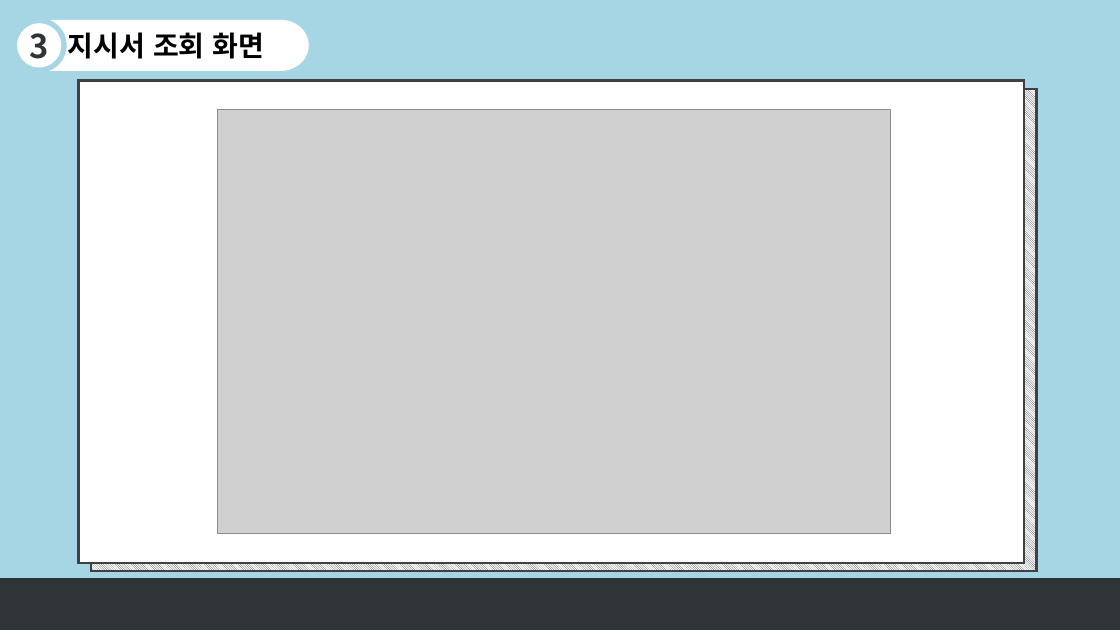
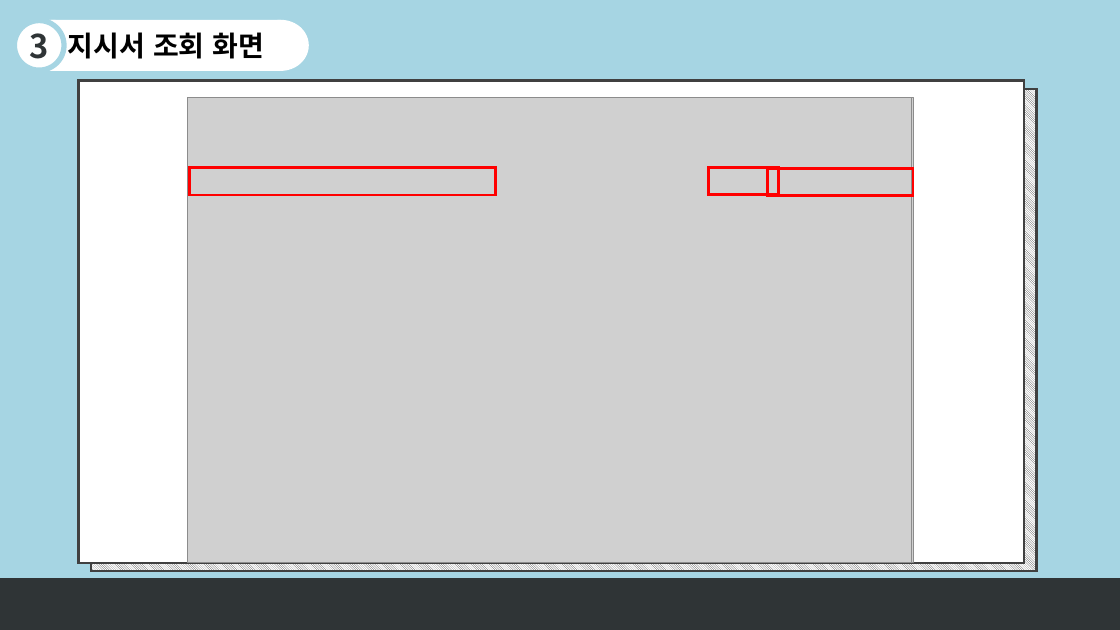
Before and after one commit to sjin9696/Aduino_C_sharp_1Team, a slide deck: slide 16 of 문서자료/발표자료.pptx (slide 13 before the commit). Drawn at 1120x630 pixels with LibreOffice and Linux fonts; fonts in the diff are those of the drawing; grey boxes stand for pictures. Boxes give left, top, right and bottom in pixels: in the first picture for what was removed or moved away, otherwise in the second. Text is boxed around its words. In the diff, an @@ line names an element or a change of style, - is before the commit and + after.

```diff
--- a/문서자료/발표자료.pptx
+++ b/문서자료/발표자료.pptx
@@ picture added at (187, 97, 912, 563) @@
@@ picture: place and size @@
-picture at (218, 110, 891, 534)
+picture at (190, 97, 913, 563)
@@ rectangle added at (190, 168, 496, 196), outline #FF0000 2.25 pt @@
@@ rectangle added at (708, 168, 779, 195), outline #FF0000 2.25 pt @@
@@ rectangle added at (768, 169, 913, 196), outline #FF0000 2.25 pt @@
```
Also in this commit, not shown: 7 other slides changed, 3 slides added.
